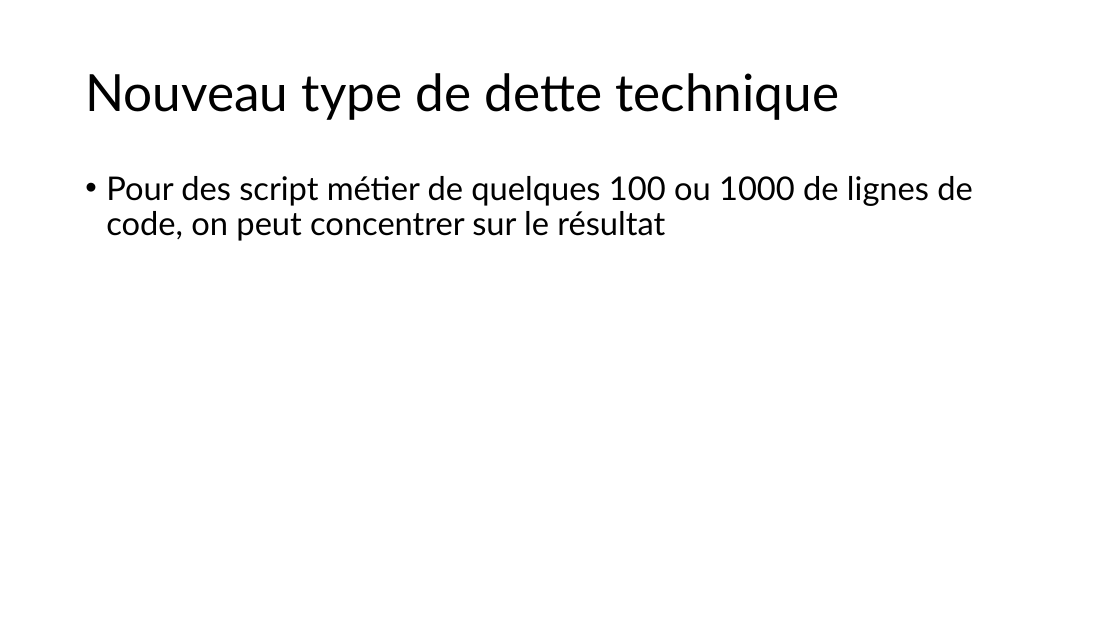
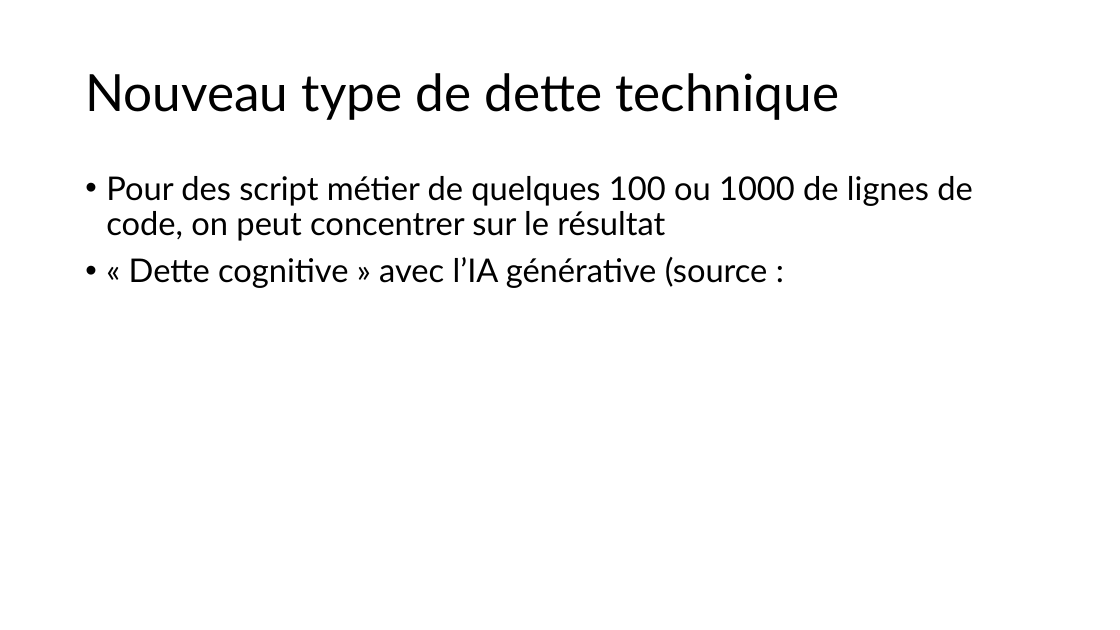
Before and after one commit to Pierre-Loic/prez-Pyconfr-2025, a slide deck: slide 16 of Prez Pyconfr.pptx. Drawn at 1120x630 pixels with LibreOffice and Linux fonts; fonts in the diff are those of the drawing. Boxes give left, top, right and bottom in pixels: in the first picture for what was removed or moved away, otherwise in the second. Text is boxed around its words. In the diff, an @@ line names an element or a change of style, - is before the commit and + after.

```diff
--- a/Prez Pyconfr.pptx
+++ b/Prez Pyconfr.pptx
@@ text at [129,257,768,288]: paragraph added @@
+• « Dette cognitive » avec l’IA générative (source :
```
Also in this commit, not shown: 1 other slide changed, 1 slide added, 2 other files.
